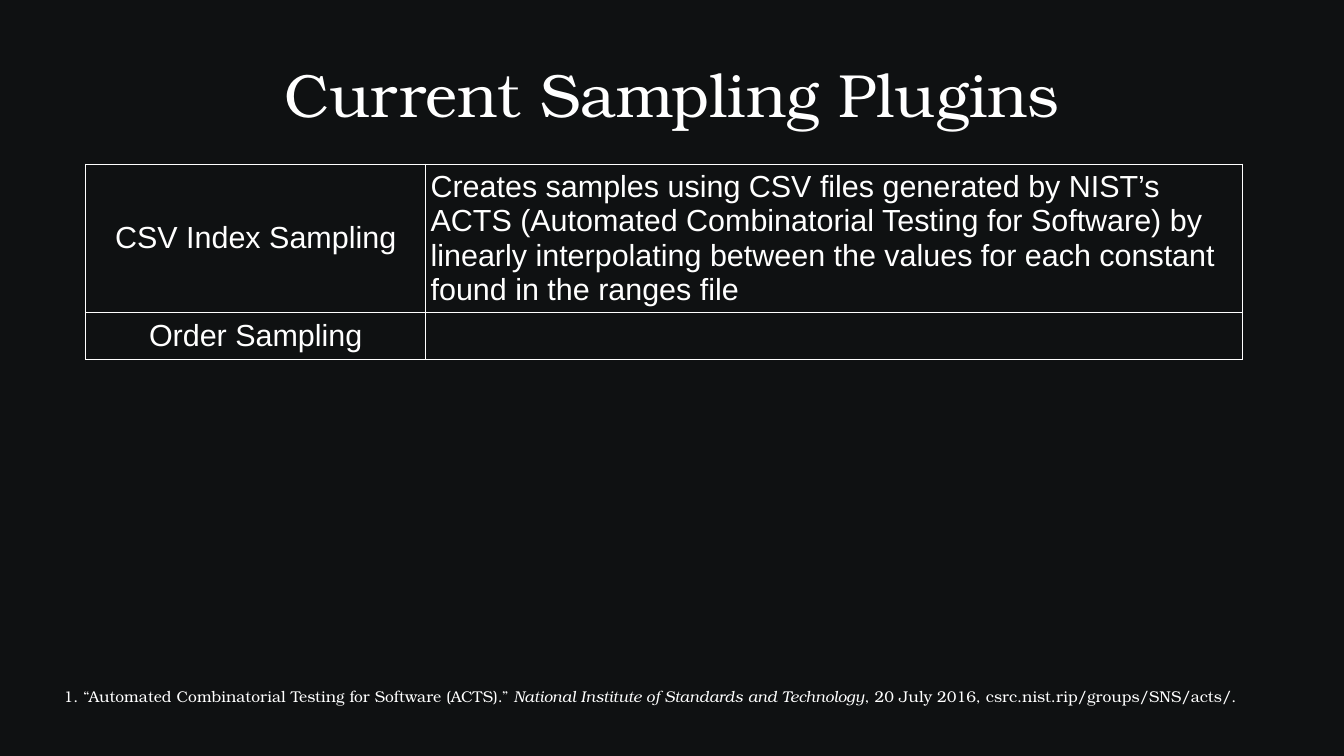
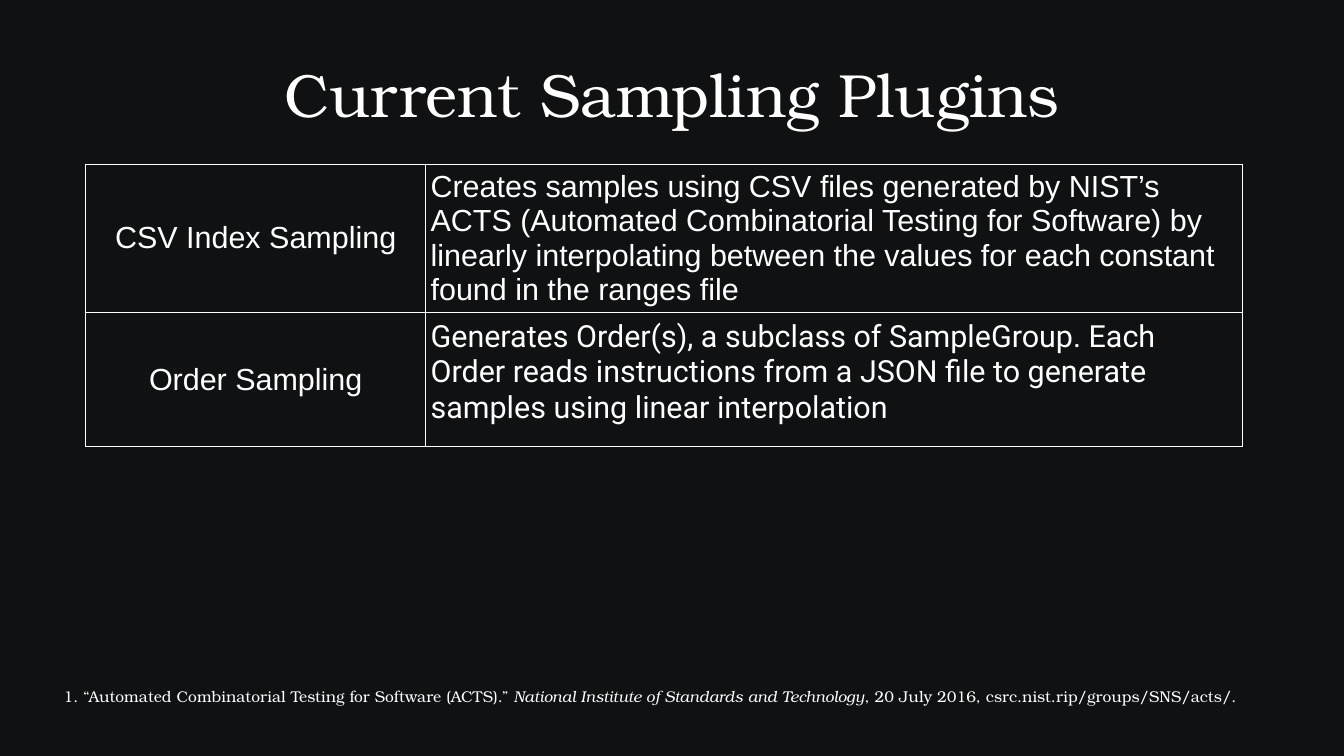
Before and after one commit to SamAllen06/lake_temp_work, a slide deck: slide 18 of documentation/for_collaborators/TestingSoftwareOverview.odp. Drawn at 1344x756 pixels with LibreOffice and Linux fonts; fonts in the diff are those of the drawing. Boxes give left, top, right and bottom in pixels: in the first picture for what was removed or moved away, otherwise in the second. Text is boxed around its words. In the diff, an @@ line names an element or a change of style, - is before the commit and + after.

Commit message:
Finish initial plugin descriptions

```diff
--- a/documentation/for_collaborators/TestingSoftwareOverview.odp
+++ b/documentation/for_collaborators/TestingSoftwareOverview.odp
@@ table at (85,165,1243,443) @@
-row 2, column 2: 
+row 2, column 2: Generates Order(s), a subclass of SampleGroup. Each Order reads instructions from a JSON file to generate samples using linear interpolation
```
Also in this commit, not shown: 2 other slides changed, 1 slide added, 1 slide removed, 2 other files.
